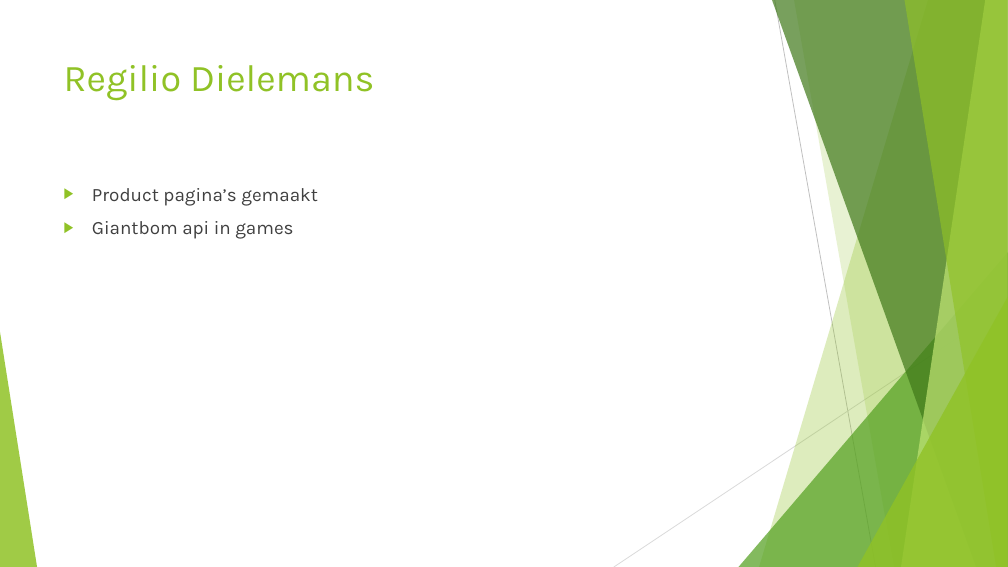
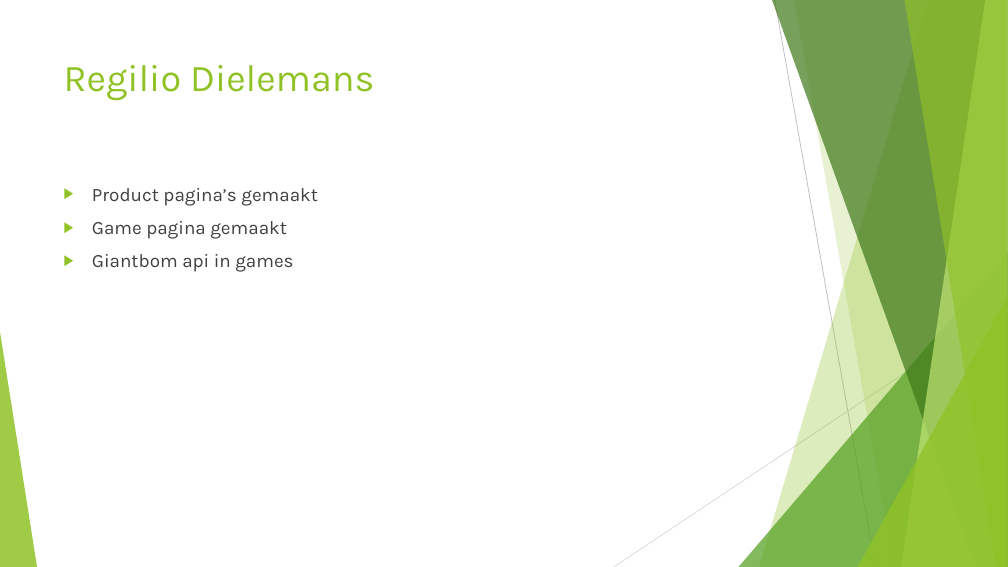
Before and after one commit to MennovanderKrift/vlambeer, a slide deck: slide 5 of presentatie_oplevering.pptx. Drawn at 1008x567 pixels with LibreOffice and Linux fonts; fonts in the diff are those of the drawing. Boxes give left, top, right and bottom in pixels: in the first picture for what was removed or moved away, otherwise in the second. Text is boxed around its words. In the diff, an @@ line names an element or a change of style, - is before the commit and + after.

Commit message:
presentatie

```diff
--- a/presentatie_oplevering.pptx
+++ b/presentatie_oplevering.pptx
@@ text at (x1=92, y1=221, x2=287, y2=239): paragraph added @@
+▶ Game pagina gemaakt
```
